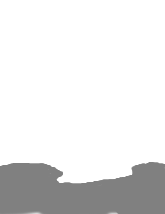
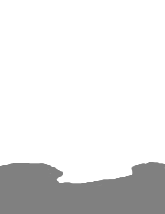
The second 165×214 image is a revision of the first. Changes to its layers:
painted on "Background" over <box>0,211,119,214</box>
